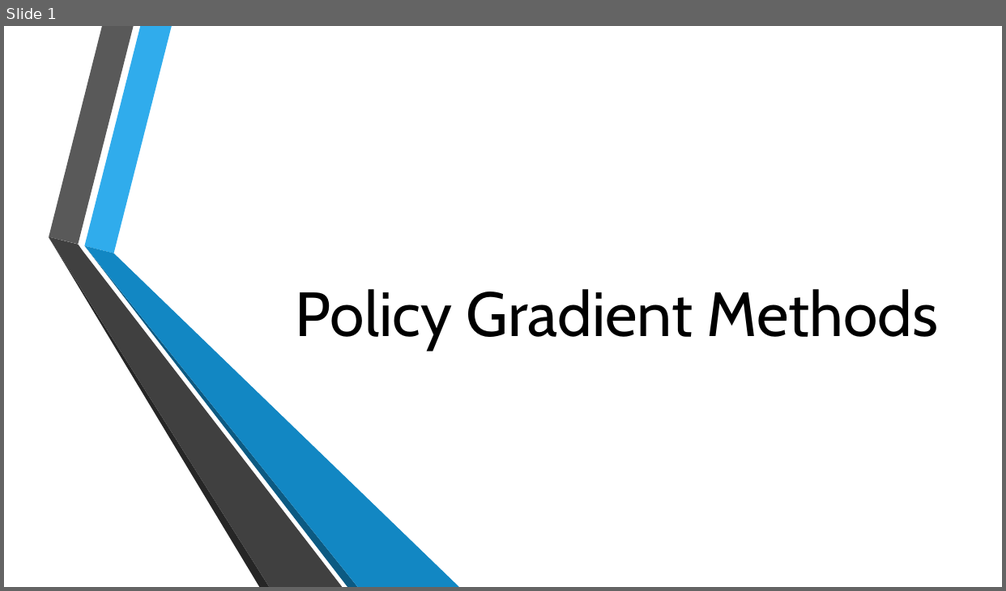
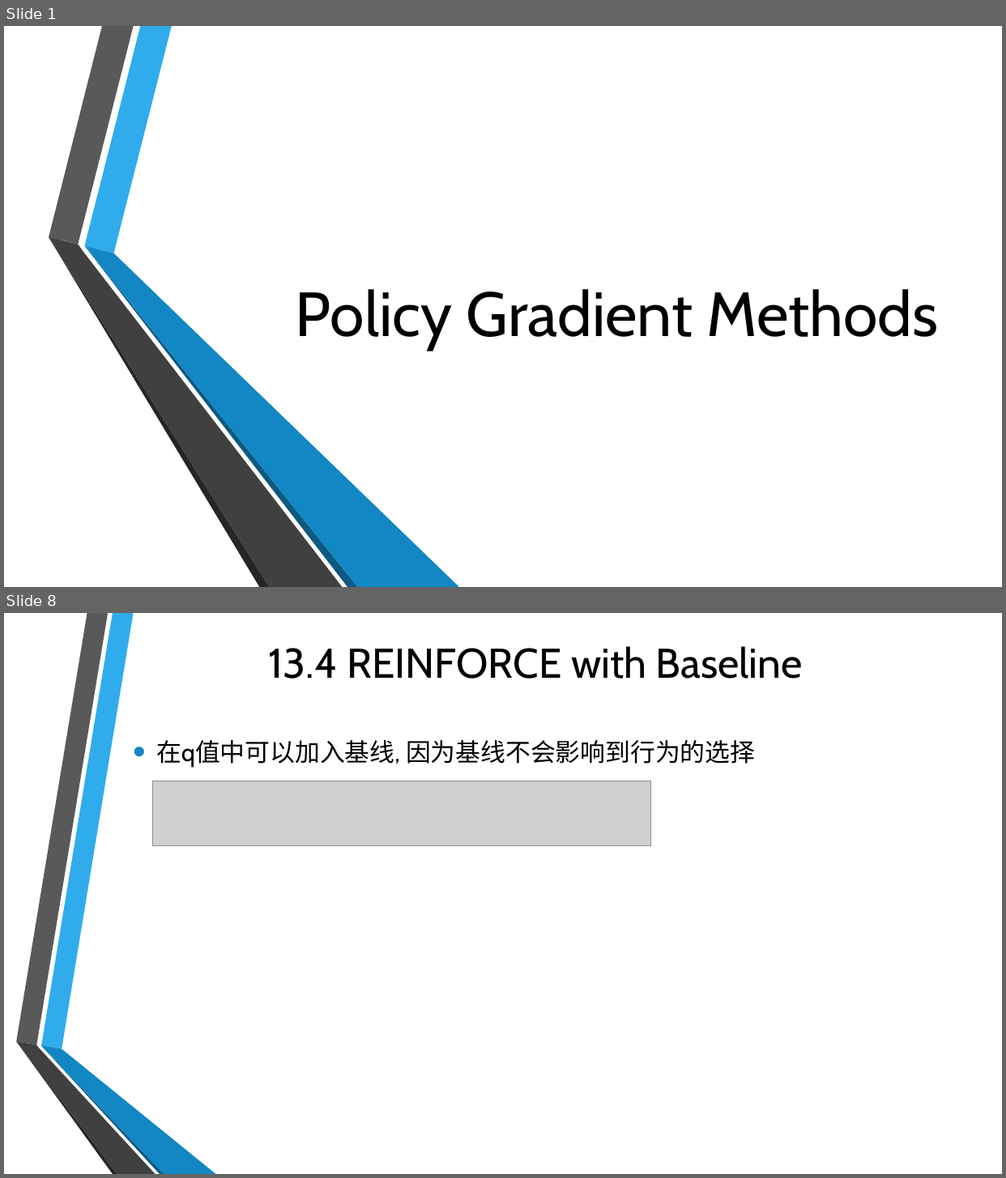
Before and after one commit to Seraphli/RLAIExercise, a slide deck: Chapter 13.pptx. Shown one above the other, each under a label of ours: slide 1 before the commit, slides 1 and 8 after it; the slides between them are not shown. The pictures are 1006x591 and 1006x1178 pixels, drawn with LibreOffice and Linux fonts; fonts in the diff are those of the drawing; grey boxes stand for pictures; background and template pictures are left out. Boxes give left, top, right and bottom in pixels: in the first picture for what was removed or moved away, otherwise in the second. Text is boxed around its words. In the diff, an @@ line names an element or a change of style, - is before the commit and + after.

```diff
--- a/Chapter 13.pptx
+++ b/Chapter 13.pptx
@@ slide 8 added at [4,613,1002,1174], background picture (left out) @@
@@ title added at [269,646,803,679], 40 pt, text #000000 @@
+13.4 REINFORCE with Baseline
@@ text added at [156,740,755,768], 24 pt, text #000000 @@
+• 在q值中可以加入基线, 因为基线不会影响到行为的选择
@@ picture added at [153,781,651,846] @@
@@ group added at [16,613,216,1174]: 6 freeform shapes @@
```
Also in this commit, not shown: 3 slides changed, 3 other slides added.
